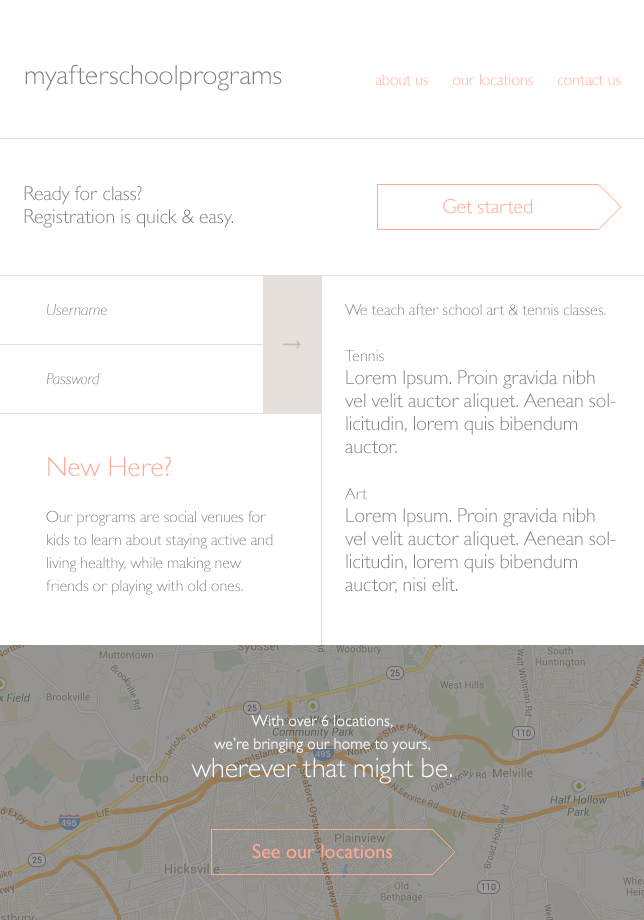
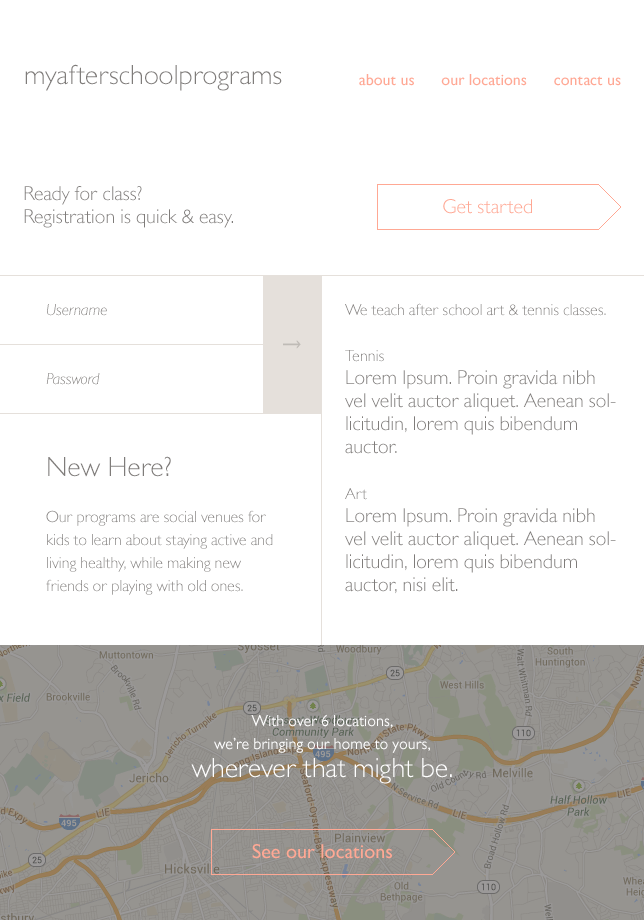
Layers edited between the first and the second 644px x 920px image:
painted on "about us our locations contact us" over [359, 74, 621, 86]
painted on "New Here? Our programs are social venues for kids to learn abo" over [48, 456, 171, 477]
hid "Shape 1 copy 2" over [0, 138, 644, 139]
